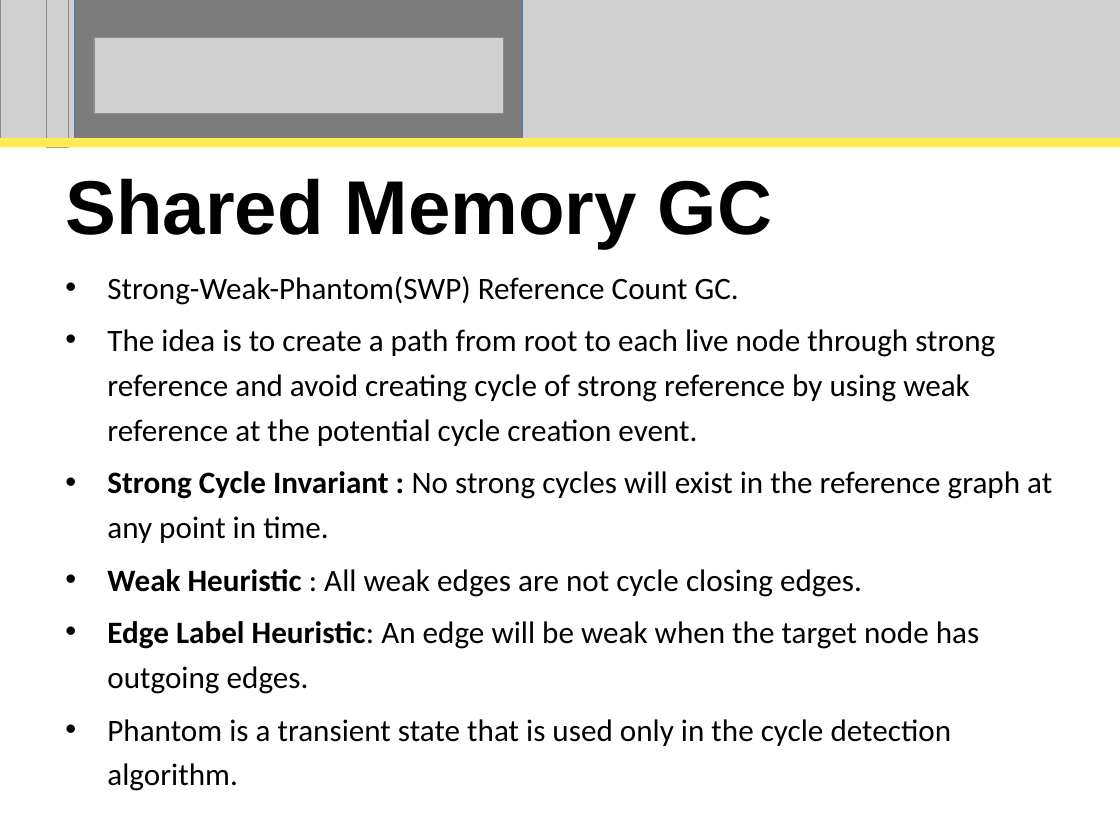
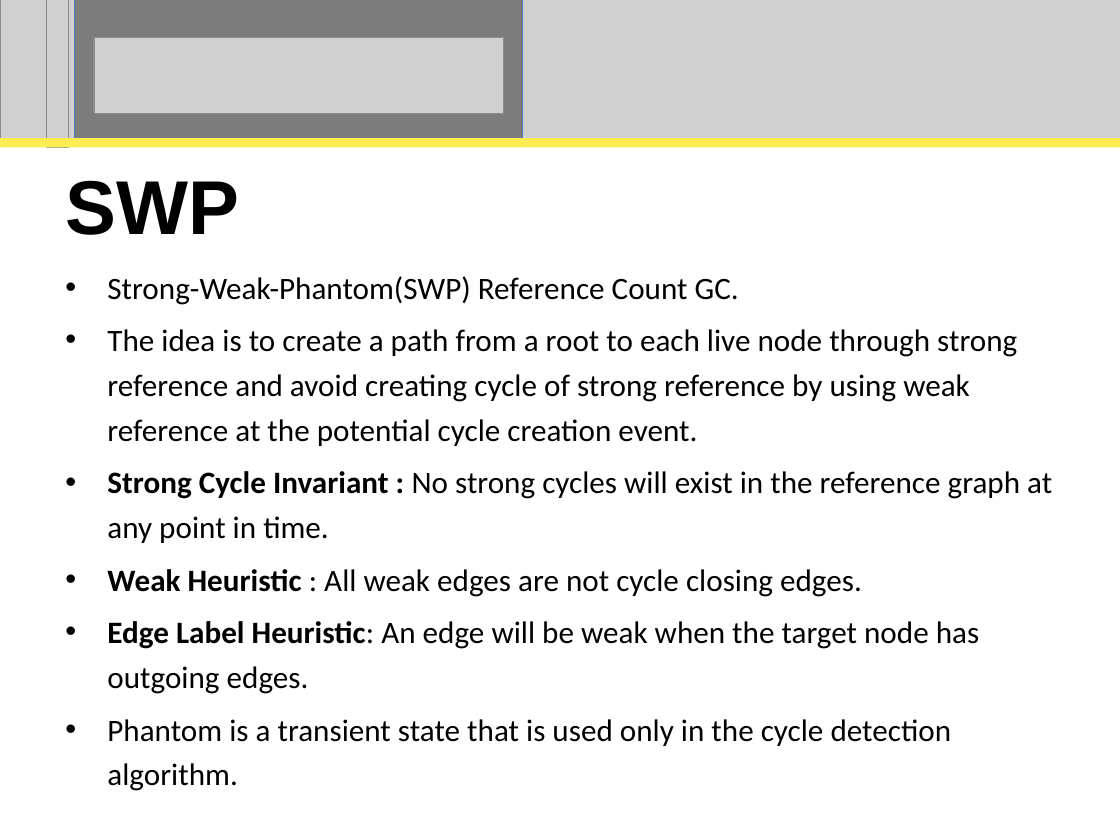
Before and after one commit to perpetualcoder/thesis, a slide deck: slide 32 of thesisppt/defense.ppt (slide 31 before the commit). Drawn at 1120x840 pixels with LibreOffice and Linux fonts; fonts in the diff are those of the drawing; grey boxes stand for pictures. Boxes give left, top, right and bottom in pixels: in the first picture for what was removed or moved away, otherwise in the second. Text is boxed around its words. In the diff, an @@ line names an element or a change of style, - is before the commit and + after.

```diff
--- a/thesisppt/defense.ppt
+++ b/thesisppt/defense.ppt
@@ title at [65, 180, 238, 235]: text changed @@
-Shared Memory GC
+SWP
@@ subtitle at [107, 329, 1017, 446]: text changed @@
-• The idea is to create a path from root to each live node through strong reference and avoid creating cycle of strong reference by using weak reference at the potential cycle creation event.
+• The idea is to create a path from a root to each live node through strong reference and avoid creating cycle of strong reference by using weak reference at the potential cycle creation event.
```
Also in this commit, not shown: 17 other slides changed, 1 slide added, 6 other files.
